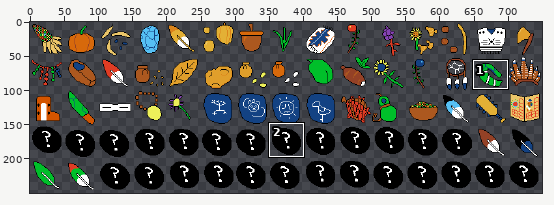
One commit to this sprite sheet: www/assets/sheet4.png. The picture above shows the old version from afar; the outline marks the close-up.
Close-up. Before the edit:
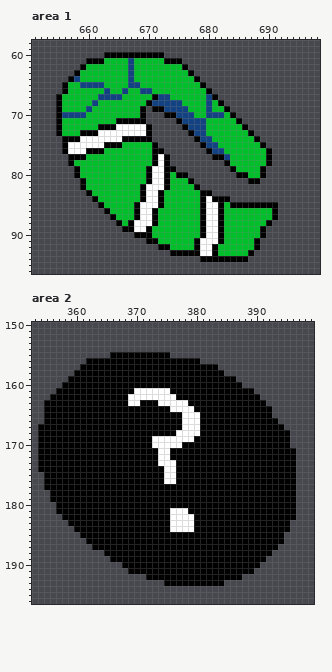
The file is 750x250 pixels. Shown: area 1: x 651..698, y 58..96; area 2: x 353..399, y 150..196. The commit also changed other parts of the picture, which this record leaves out.
After:
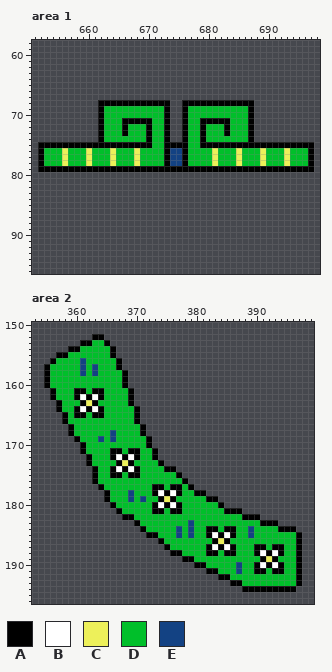
Palette (. is transparent): A #000000  B #ffffff  C #edf05a  D #00bf2a  E #134283
Difference:
Changed rows in their new state; - is an unchanged pixel.
Area 1:
first column x 652:
60 -----------..........-------------------------
61 --------................----------------------
62 -------..................---------------------
63 ------....................--------------------
64 -----......................-------------------
65 ----........................------------------
66 ----.........................-----------------
67 ---...........................----------------
68 ---.......AAAAAAAA-AAA..AAAAAA-AAAAA----------
69 ---.......A------DDDDA..A---D--DDDDA----------
70 ---.......A------DDDD-..AD--DDD-DDDA----------
71 ---.......A--D----ADDA-.ADDAAAAA-DDA----------
72 ---.......-DDDADDD-DDA---DDA---A--DA----------
73 ---.......ADDDADDD-DDA--ADDA---A--------------
74 ----......ADDDDDDD-DDA--ADDAD------A.---------
75 AAAA-AAAAAA---AAAAADDAAAADD-AAAAAAAAA-AAAAAAAA
76 ADDDCDDDCDD-C---C--DDAEEADDDDCD--C---CDDDCDDDA
77 ADDDCDDDC---C---C--DD-EEADDDDCDD-C---CDDDCDDDA
78 ADDDCD--C---C---C--DD-EEADDDDCDD-C---CDDDCDDDA
79 AAAAAA-AAAAAAAAAAA-AA--AAAAAAAAA-AAAA-AAAAAAAA
80 ------...................--------.....--------
81 -------...................---------..---------
82 -------....................-------------------
83 --------.....................-----------------
84 ---------.......................--------------
85 ----------..............................------
86 -----------.............................------
87 ------------............................------
88 -------------..........................-------
89 --------------........................--------
90 ----------------......................--------
91 ------------------...................---------
92 --------------------.................---------
93 ----------------------..............----------
94 ---------------------------........-----------
Area 2:
first column x 354:
152 ---------AA---------------------------------
153 -------AADDA--------------------------------
154 -----AADDDDDA-------------------------------
155 ---AADDDDDDD-.........----------------------
156 --ADDDDEDDDDD-.............-----------------
157 -ADDDDDEDEDDD-................--------------
158 -ADDDDDEDEDDDD-................-------------
159 -ADDDDDDDDDDDD-..................-----------
160 -ADDDDDDDDDDDD-...................----------
161 --ADDD--D--DDDD-....................--------
162 ---DDD-B-B-DDDDA.....................-------
163 -..-DDD-C-DDDDDA......................------
164 -..-DD-B-B-DDDDD-......................-----
165 -...-D--D--DDDDD-......................-----
166 -...-DDDDDDDDDDD-.......................----
167 .....-DDDDDDDDDDD-.......................---
168 .....-DDDDDDEDDDD-........................--
169 ......-DDDEDEDDDDD-.......................--
170 .......-DDDDDDDDDD-.......................--
171 .......-DDDD--D--DD-.......................-
172 ........-DDD-B-B-DD-.......................-
173 ........-DDDD-C-DDDDA......................-
174 .........-DD-B-B-DDDDAA....................-
175 -........-DD--D--DDDDDD-...................-
176 -........-DDDDDDDDDDDDDD-..................-
177 -.........-DDDDDDDD--D--D-.................-
178 --.........-DDDEDDD-B-B-DD--...............-
179 --.........-DDDEDEDD-C-DDDDD--.............-
180 ---.........-DDDDDD-B-B-DDDDDD-............-
181 ---..........-DDDDD--DAADDDDDDD---.........-
182 ----..........--DDDDDDDDDDDDDDDDDD---......-
183 -----...........-DDDDDDDDEDDDDDDDDDDD---..--
184 ------...........-DDDDDEDEDD--D--DDEDDDD--A-
185 -------...........--DDDEDEDD-B-B-DDEDDDDDDDA
186 --------............-DDDDDDDD-C-DDDDDDDDDDDA
187 ---------............-DDDDDD-B-B-DDD--D-ADDA
188 -----------...........--DDDD--D--DDD-B-BADDA
189 ------------............--DDDDDDDDDDD-CADDDA
190 --------------............--DDDDDEDD-BABADDA
191 ---------------.............--DDDEDDAADAADDA
192 ------------------............--DDDDDDDDDDDA
193 ---------------------..........-AADDDDDDDDDA
194 ----------------------------------AAAAAAAAA-
Changed places in both close-ups, as pixel boxes (x1, y1, x2, y2):
changed: (38, 52, 314, 262)
changed: (38, 334, 302, 592)
